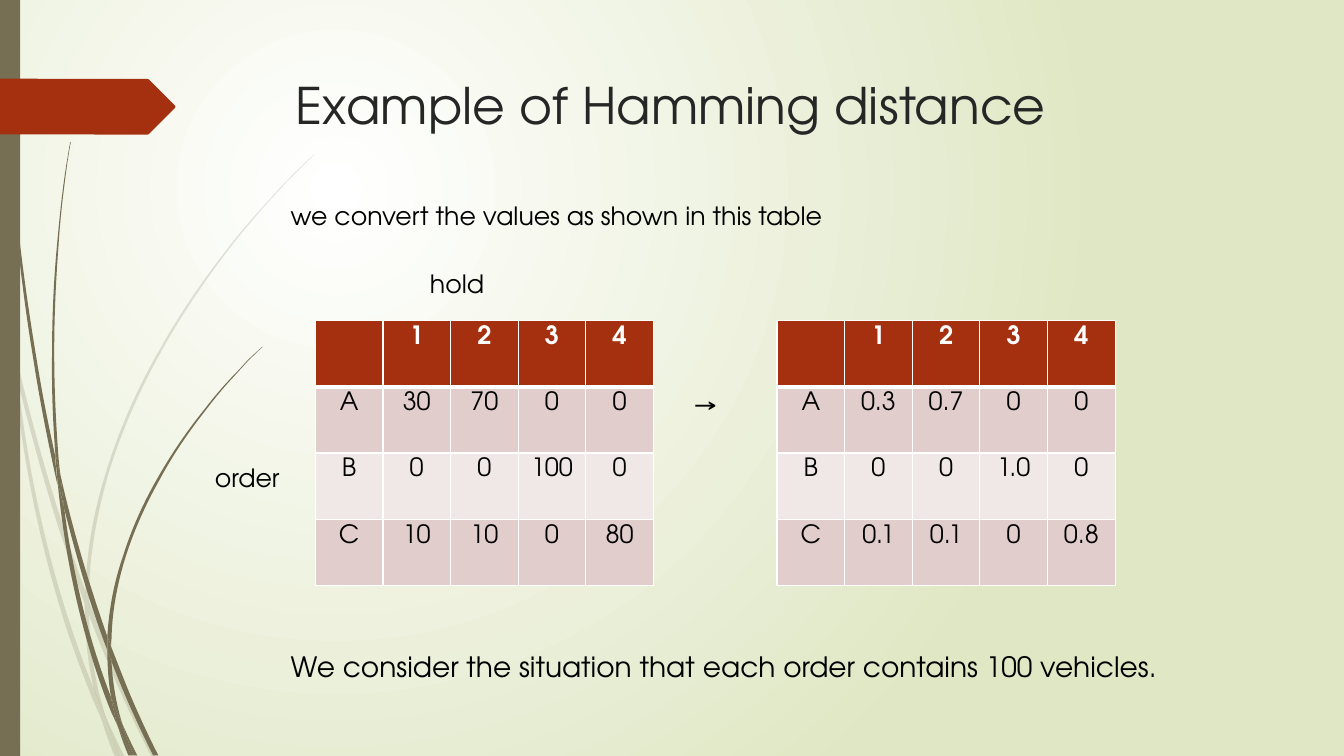
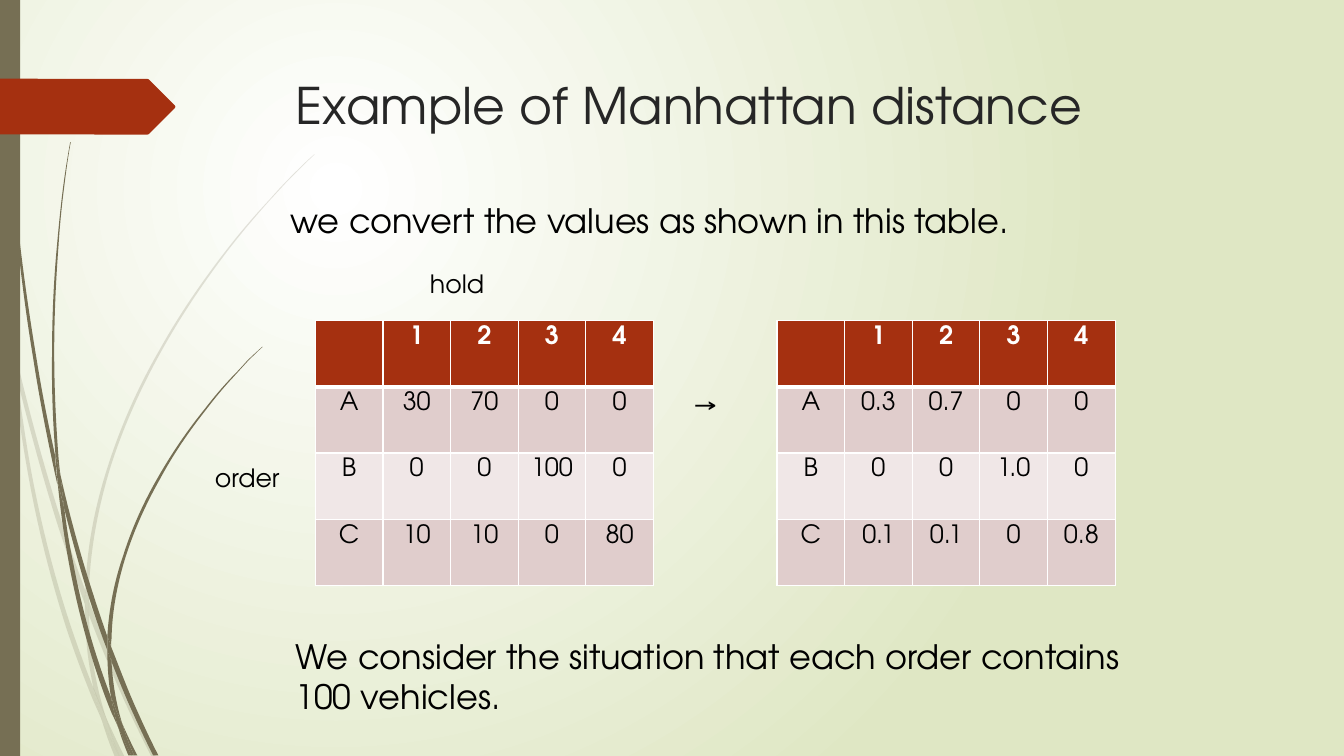
Before and after one commit to r-kurosu/kline_new, a slide deck: slide 61 of 竹田.pptx (slide 55 before the commit). Drawn at 1344x756 pixels with LibreOffice and Linux fonts; fonts in the diff are those of the drawing. Boxes give left, top, right and bottom in pixels: in the first picture for what was removed or moved away, otherwise in the second. Text is boxed around its words. In the diff, an @@ line names an element or a change of style, - is before the commit and + after.

```diff
--- a/竹田.pptx
+++ b/竹田.pptx
@@ title at (296,86,1082,134): text changed @@
-Example of Hamming distance
+Example of Manhattan distance
@@ text at (291,208,1008,234): text changed; size 18 to 24 pt @@
-we convert the values as shown in this table
+we convert the values as shown in this table.
@@ text at (296,644,1119,710): text changed; size 20 to 24 pt @@
-We consider the situation that each order contains 100 vehicles.
+We consider the situation that each order contains
+100 vehicles.
```
Also in this commit, not shown: 27 other slides changed, 1 slide added, 3 slides removed.
